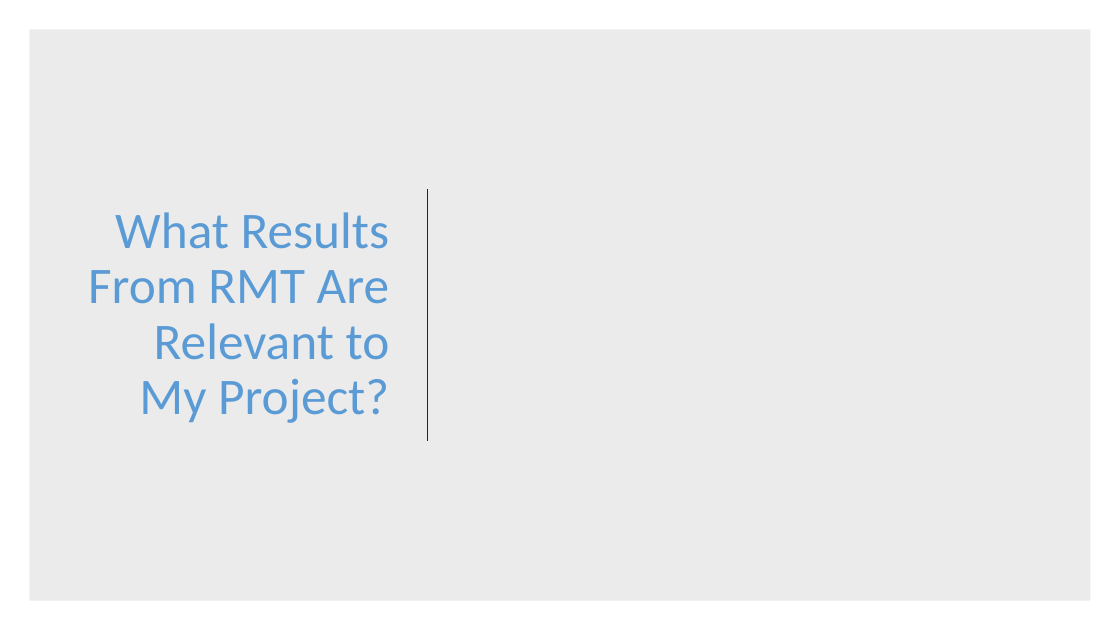
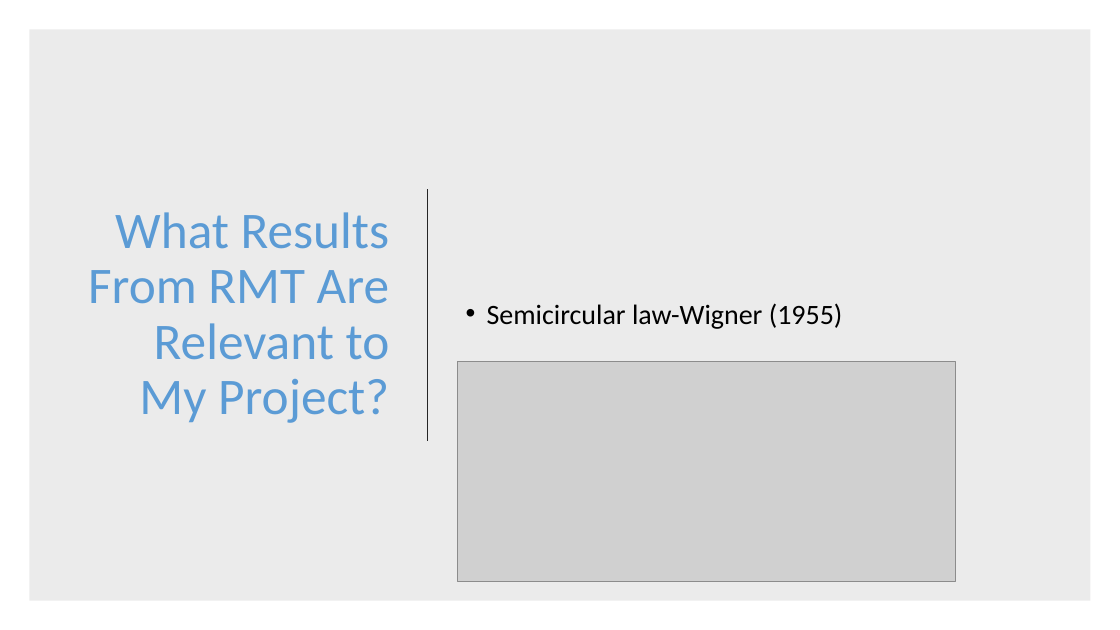
Before and after one commit to ndorilas2014/RMTProject, a slide deck: slide 17 of Presentation(RMT).pptx (slide 11 before the commit). Drawn at 1120x630 pixels with LibreOffice and Linux fonts; fonts in the diff are those of the drawing; grey boxes stand for pictures. Boxes give left, top, right and bottom in pixels: in the first picture for what was removed or moved away, otherwise in the second. Text is boxed around its words. In the diff, an @@ line names an element or a change of style, - is before the commit and + after.

```diff
--- a/Presentation(RMT).pptx
+++ b/Presentation(RMT).pptx
@@ text added at <box>487,303,843,329</box>, 24 pt, text #000000 @@
+• Semicircular law-Wigner (1955)
@@ picture added at <box>457,361,955,581</box> @@
```
Also in this commit, not shown: 5 other slides changed, 13 slides added, 2 slides removed, 17 other files.
